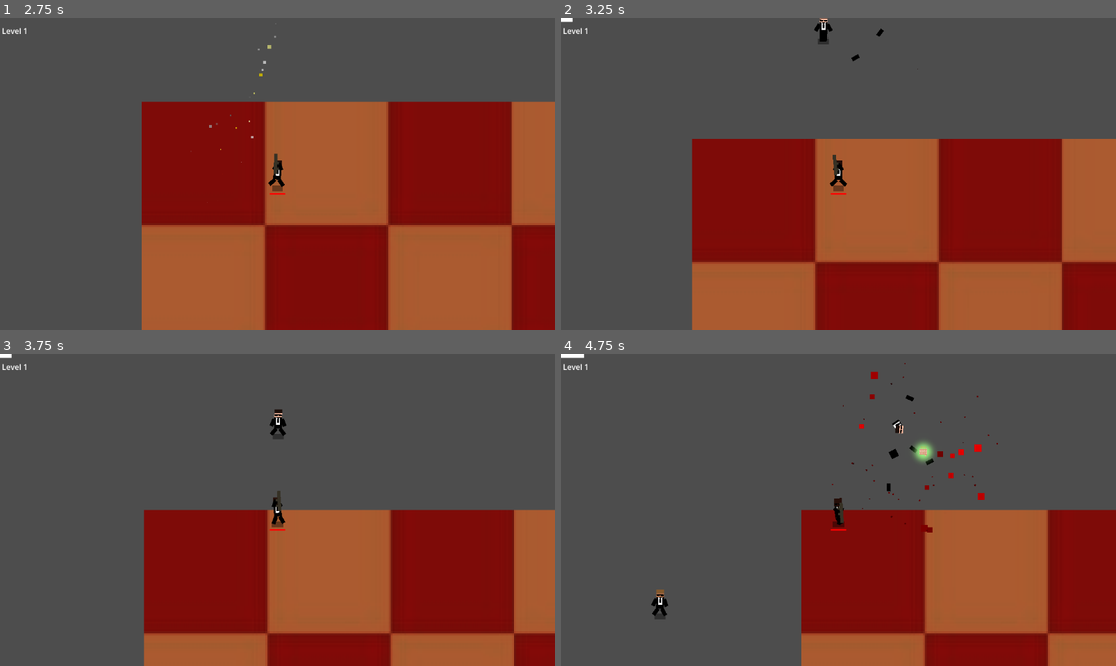
Above: before the commit, frames 1-4 (two rows, left to right).
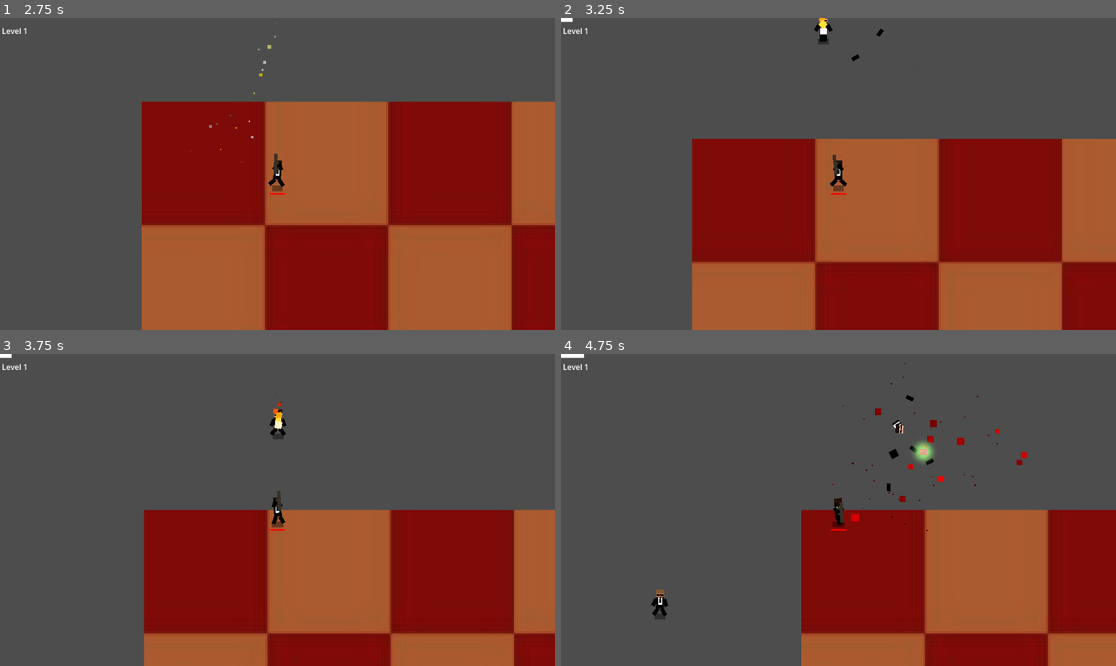
Above: after the commit, the same moments.

Repository: HarperNicholson/GAME-WHERE-YOU-RUN-AROUND-SHOOTING-PEOPLE
Game: Godot game, scene res://game.tscn
Same seed, same stepped clock (60 frames per second), same inputs: the game is played once before the commit and once after it. The engine's default icon, where the game draws it, is replaced by a stand-in: a white triangle on a blue panel in a dark square.
Inputs (mouse positions are in pixels of both pictures, inside the frame that each line leads up to):
- Up to frame 1 (2.75 s): move the mouse to (399, 158) at 0.52 s; press the mouse at (399, 158) at 0.53 s; hold Right (ui_right) 0.53-1.28 s; move the mouse to (166, 189) at 1.27 s; release the mouse at (166, 189) at 1.28 s; hold Down (ui_down) 1.28-2.03 s; click (166, 189) at 1.35 s; move the mouse to (333, 105) at 2.02 s; hold Right (ui_right) from 2.03 s (still down); hold Shift (sprint) from 2.03 s (still down); click (333, 105) at 2.3 s
- Up to frame 2 (3.25 s): move the mouse to (810, 236) at 2.77 s; release Right (ui_right) at 2.78 s; release Shift (sprint) at 2.78 s; hold Up (ui_up) from 2.78 s (still down); click (810, 236) at 2.85 s
- Up to frame 3 (3.75 s): move the mouse to (444, 556) at 3.52 s; release Up (ui_up) at 3.53 s; press the mouse at (444, 556) at 3.53 s; hold Left (ui_left) from 3.53 s (still down)
- Up to frame 4 (4.75 s): keep holding Left (ui_left); move the mouse to (672, 463) at 4.27 s; release the mouse at (672, 463) at 4.28 s; tap Shift (sprint) at 4.35 s; click (672, 463) at 4.55 s

Frame 1 is identical in both runs. In frame 2, less than 0.1% of the frame differs, in the area x 46-49%, y 0-6%; in frame 3, less than 0.1%; in frame 4, 0.5%, in the area x 52-84%, y 5-58%.
Error after the commit: Trying to assign an array of type "Array" to a variable of type "Array[int]". (res://global.gd:66)

Commit message:
item pooling wip

Diff:
--- a/civilian_body.gd
+++ b/civilian_body.gd
@@ -35,6 +35,9 @@
 
 var zombie : bool = false
 
+var burning : bool = false
+
+
 var prev_velocity_x : float = 0.0
 func _ready() -> void:
 	match type:
@@ -54,6 +57,9 @@
 var weapon_to_point_toward : Node2D
 
 func animate(delta, velocity):
+	$BurnEffect.emitting = burning
+	#modulate/shader darken if burning
+
 	anim_time += delta
 
 	var speed = velocity.length()
--- a/civilian_body.tscn
+++ b/civilian_body.tscn
@@ -16,6 +16,18 @@
 [sub_resource type="CanvasTexture" id="CanvasTexture_aclks"]
 
 [sub_resource type="CanvasTexture" id="CanvasTexture_jvyuy"]
+
+[sub_resource type="Curve" id="Curve_vo3hp"]
+_data = [Vector2(0, 1), 0.0, 0.0, 0, 0, Vector2(1, 0), 0.0, 0.0, 0, 0]
+point_count = 2
+
+[sub_resource type="Gradient" id="Gradient_jvyuy"]
+offsets = PackedFloat32Array(0, 0.20963173, 0.47308782, 0.81303114, 0.9936508)
+colors = PackedColorArray(1, 1, 1, 1, 1, 0.88030297, 0, 1, 1, 0.18333334, 0, 1, 0.27, 0, 0, 1, 0, 0, 0, 1)
+
+[sub_resource type="Gradient" id="Gradient_gvutl"]
+offsets = PackedFloat32Array(0.7507082)
+colors = PackedColorArray(1, 0.9692308, 0.9692308, 1)
 
 [node name="CivilianBody" type="Node2D" unique_id=1593687168]
 scale = Vector2(4, 4)
@@ -150,3 +162,22 @@
 scale = Vector2(1, 0.5)
 texture = SubResource("CanvasTexture_hairy")
 offset = Vector2(-0.5, 0)
+
+[node name="BurnEffect" type="CPUParticles2D" parent="." unique_id=524854016]
+position = Vector2(5.9604638e-08, 0.75)
+rotation = -1.5707964
+scale = Vector2(0.05, 0.02)
+emitting = false
+lifetime = 0.4
+randomness = 0.46
+direction = Vector2(0, 0)
+gravity = Vector2(0, 0)
+initial_velocity_min = 150.0
+initial_velocity_max = 150.0
+angular_velocity_min = -720.0
+angular_velocity_max = 720.0
+scale_amount_min = 3.0
+scale_amount_max = 4.0
+scale_amount_curve = SubResource("Curve_vo3hp")
+color_ramp = SubResource("Gradient_jvyuy")
+color_initial_ramp = SubResource("Gradient_gvutl")
--- a/civilian_class.gd
+++ b/civilian_class.gd
@@ -20,6 +20,8 @@
 @export var max_velocity := 300.0
 @export var speed : float = 50.0
 const SPRINT_MOD : float = 2.0
+
+var burn_tick_delta : float = 0.0
 
 var knockback_mod : float = 0.0
 var ricochet_mod : int = 0
@@ -31,6 +33,8 @@
 var area_mod : float = 0.0 # as % increase
 var fire_rate_mod : float = 0.0 # as % reduction
 
+var burn_damage : float = 0.2
+
 var size_mod : float = 0.0 #as % increase to body "scale"
 
 var max_hp = 3.0
@@ -159,6 +163,9 @@
 		$AimTarget.position.x *= 1.5
 		$AimTarget.rotation = aim_dir.angle()
 
+		if weapon == null:
+			return
+
 		weapon.position = $AimTarget.position + $CivilianBody.position
 		weapon.rotation = $AimTarget.rotation
 
@@ -190,6 +197,15 @@
 			regen_interval = 0.0
 
 
+	if burn_time > 0.0:
+		$CivilianBody.burning = true
+		burn_time -= delta
+		burn_tick_delta += delta
+		if burn_tick_delta > burn_tick_interval:
+			burn_tick_delta = 0.0
+			hit(given_burn_damage)
+	else:
+		$CivilianBody.burning = false
 
 	if visible_on_screen:
 		recoil_offset = recoil_offset.lerp(Vector2.ZERO, delta * 20.0)
@@ -206,6 +222,9 @@
 
 	move_and_slide()
 
+	for item in $CivilianBody.get_children():
+		if item.is_in_group("ProcessItem"):
+			item._item_process(delta)
 
 	update_player_hp()
 
@@ -325,3 +344,14 @@
 		Global.TEAM.NONE: $CivilianBody.type = $CivilianBody.CIVILIAN_TYPE.NONE
 		Global.TEAM.AGENTS: $CivilianBody.type = $CivilianBody.CIVILIAN_TYPE.AGENT
 		Global.TEAM.ALIENS: $CivilianBody.type = $CivilianBody.CIVILIAN_TYPE.GREEN_ALIEN
+
+var burn_time : float = 0.0
+
+
+#called once.
+var burn_tick_interval : float = 0.5
+var given_burn_damage : float = 0.0
+func burn(time : float, _burn_dmg):
+	burn_time += time
+	given_burn_damage = _burn_dmg
+	hit(_burn_dmg) #take one tick of burn damage
--- /dev/null
+++ b/evolutions/jetpack.gd
@@ -0,0 +1,20 @@
+extends Item
+
+var burn_damage
+
+var try_burn_interval : float = 0.0
+
+#burn and push back in an area around the player
+func _item_process(_delta):
+	try_burn_interval += _delta
+
+	if try_burn_interval >= 0.1:
+		try_burn_interval = 0.0
+		burn_in_radius()
+
+func burn_in_radius():
+	var burn_radius : float = 20.0 #factor area mod
+
+	for enemy in get_tree().get_nodes_in_group("Enemies"):
+		if enemy.global_position.distance_to(Global.player_position) < burn_radius:
+			enemy.burn(5.0, get_parent().owner.burn_damage * (1.0 + get_parent().owner.damage_mod))
--- /dev/null
+++ b/evolutions/jetpack.tscn
@@ -0,0 +1,72 @@
+[gd_scene format=3 uid="uid://fatpaf6ch1e3"]
+
+[ext_resource type="Script" uid="uid://b5sy8fw64qjjb" path="res://evolutions/jetpack.gd" id="1_65oo5"]
+
+[sub_resource type="CanvasTexture" id="CanvasTexture_64lnt"]
+
+[sub_resource type="Curve" id="Curve_213xq"]
+_data = [Vector2(0, 1), 0.0, 0.0, 0, 0, Vector2(1, 0), 0.0, 0.0, 0, 0]
+point_count = 2
+
+[sub_resource type="Gradient" id="Gradient_f6nig"]
+offsets = PackedFloat32Array(0, 0.20963173, 0.47308782, 0.81303114, 0.9936508)
+colors = PackedColorArray(1, 1, 1, 1, 1, 0.88030297, 0, 1, 1, 0.18333334, 0, 1, 0.27, 0, 0, 1, 0, 0, 0, 1)
+
+[sub_resource type="Gradient" id="Gradient_e6ebn"]
+offsets = PackedFloat32Array(0.7507082)
+colors = PackedColorArray(1, 0.9692308, 0.9692308, 1)
+
+[node name="Jetpack" type="Node2D" unique_id=1301511203 groups=["ProcessItem"]]
+z_index = -1
+scale = Vector2(0.25, 0.25)
+script = ExtResource("1_65oo5")
+
+[node name="Sprite2D2" type="Sprite2D" parent="." unique_id=1822090432]
+self_modulate = Color(0.7708395, 0.77083945, 0.77083945, 1)
+position = Vector2(2.5, 1)
+rotation = 1.5707964
+scale = Vector2(5, 2)
+texture = SubResource("CanvasTexture_64lnt")
+
+[node name="ExplosionParticleEffect" type="CPUParticles2D" parent="Sprite2D2" unique_id=497383976]
+z_index = -1
+position = Vector2(0.5, 0)
+scale = Vector2(0.05, 0.02)
+amount = 24
+lifetime = 0.5
+randomness = 0.46
+direction = Vector2(0, 0)
+gravity = Vector2(0, 0)
+initial_velocity_min = 100.0
+initial_velocity_max = 100.0
+angular_velocity_min = -720.0
+angular_velocity_max = 720.0
+scale_amount_max = 3.0
+scale_amount_curve = SubResource("Curve_213xq")
+color_ramp = SubResource("Gradient_f6nig")
+color_initial_ramp = SubResource("Gradient_e6ebn")
+
+[node name="Sprite2D3" type="Sprite2D" parent="." unique_id=1894395974]
+self_modulate = Color(0.7708395, 0.77083945, 0.77083945, 1)
+position = Vector2(-2.5, 1)
+rotation = 1.5707964
+scale = Vector2(5, 2)
+texture = SubResource("CanvasTexture_64lnt")
+
+[node name="ExplosionParticleEffect" type="CPUParticles2D" parent="Sprite2D3" unique_id=609141070]
+z_index = -1
+position = Vector2(0.5, 0)
+scale = Vector2(0.05, 0.02)
+amount = 24
+lifetime = 0.5
+randomness = 0.46
+direction = Vector2(0, 0)
+gravity = Vector2(0, 0)
+initial_velocity_min = 100.0
+initial_velocity_max = 100.0
+angular_velocity_min = -720.0
+angular_velocity_max = 720.0
+scale_amount_max = 3.0
+scale_amount_curve = SubResource("Curve_213xq")
+color_ramp = SubResource("Gradient_f6nig")
+color_initial_ramp = SubResource("Gradient_e6ebn")
--- a/global.gd
+++ b/global.gd
@@ -15,6 +15,30 @@
 
 enum TEAM { NONE, AGENTS, ALIENS}
 
+var evolutions := {
+	ITEMS.JETPACK: {
+		"weapon": ITEMS.ROCKET_LAUNCHER,
+		"passive": ITEMS.MOVESPEED_UP,
+	},
+}
+
+var WEAPONS_POOL := [
+	ITEMS.ROCKET_LAUNCHER,
+]
+
+var PASSIVES_POOL := [
+	ITEMS.MOVESPEED_UP,
+	ITEMS.MAX_HEALTH_UP,
+	ITEMS.REGEN_UP,
+	ITEMS.AMOUNT_UP,
+	ITEMS.BURST_UP,
+	ITEMS.RICOCHET_UP,
+]
+
+var EVOLUTIONS_POOL := [
+	ITEMS.JETPACK,
+]
+
 enum ITEMS {
 	AMOUNT_UP,
 	BURST_UP,
@@ -22,7 +46,8 @@
 	MOVESPEED_UP,
 	MAX_HEALTH_UP,
 	REGEN_UP,
-
+	JETPACK,
+	ROCKET_LAUNCHER
 	} #, RUBBER_BULLETS
 
 var item_scenes := {
@@ -32,6 +57,38 @@
 	ITEMS.MOVESPEED_UP: preload("res://upgrades/movespeed_up.tscn"),
 	ITEMS.MAX_HEALTH_UP: preload("res://upgrades/max_health_up.tscn"),
 	ITEMS.REGEN_UP: preload("res://upgrades/regen_up.tscn"),
+	ITEMS.JETPACK: preload("res://upgrades/jetpack_icon.tscn"),
 	#ITEMS.ITEMNAME: preload(),
 	#ITEMS.RUBBER_BULLETS: preload("res://upgrades/rubber_bullets.tscn"),
 }
+
+func get_available_items() -> Array[ITEMS]:
+	var result : Array[ITEMS] = ITEMS.values()
+
+	var player_items = player.find_child("SurvivorsUI").find_child("Items").get_children()
+
+	for item in player_items:
+		var item_id = item.item_id #this will return ITEMS.ITEM_NAME
+		var item_copies = item.copies #this will return an int >= 1
+
+		#tally up item types first, then start removing conditional
+
+		#if > 6 weapons:
+		#remove all weapons
+
+		#same goes for passives, if >6 passives remove all passives
+
+		if item.copies == 9:
+			if result.has(item_id):
+				result.remove_at(result.find(item_id))
+
+
+	#no more than 6 unique weapons and 6 unique passives.
+	#no item can be given more than 9 times.
+	#evolutions can appear when an evolution ingredient is at copy level 9.
+	#when an evolution is taken, both ingredients are set to level 9
+	#evolutions can be given only once each.
+	#levelup options must be unique. if only one option is available, only one will show.
+
+
+	return result
--- a/level_options.gd
+++ b/level_options.gd
@@ -12,7 +12,12 @@
 	for child in $LevelUpButtons.get_children():
 		child.hide()
 
-	var available_items = Global.ITEMS.values().duplicate()
+
+
+
+
+
+	var available_items = Global.get_available_items()
 	available_items.shuffle()
 
 	for i in range(min(Global.levelup_options, available_items.size())):
@@ -27,6 +32,10 @@
 
 		$LevelUpOptions.add_child(option)
 
+
+
+
+
 	$"LevelUpButtons/Control/0".grab_focus()
 
 func selected(button):
--- /dev/null
+++ b/playable/agents/jetpack_agent.tscn
@@ -0,0 +1,91 @@
+[gd_scene format=3 uid="uid://b55nhxd6t8fv8"]
+
+[ext_resource type="Script" uid="uid://cx8hrv34rb561" path="res://civilian_class.gd" id="1_mv3a4"]
+[ext_resource type="PackedScene" uid="uid://b8w5pgk0e78k0" path="res://player_camera_2d.tscn" id="2_k20p8"]
+[ext_resource type="PackedScene" uid="uid://ctnxymgw58y7u" path="res://civilian_body.tscn" id="3_qhsgw"]
+[ext_resource type="Script" uid="uid://diwjwmjc66ghv" path="res://player_controller.gd" id="4_56ntj"]
+[ext_resource type="PackedScene" uid="uid://fatpaf6ch1e3" path="res://evolutions/jetpack.tscn" id="6_mv3a4"]
+[ext_resource type="PackedScene" uid="uid://db8xc3vmn7lh8" path="res://playable/agents/survivors_ui.tscn" id="6_s226k"]
+
+[sub_resource type="CanvasTexture" id="CanvasTexture_q2tsy"]
+
+[sub_resource type="CircleShape2D" id="CircleShape2D_q2tsy"]
+radius = 3.0
+
+[sub_resource type="CircleShape2D" id="CircleShape2D_6ru8d"]
+radius = 4.0
+
+[sub_resource type="CanvasTexture" id="CanvasTexture_1jxqw"]
+
+[sub_resource type="CircleShape2D" id="CircleShape2D_u30r3"]
+
+[sub_resource type="StyleBoxFlat" id="StyleBoxFlat_u30r3"]
+bg_color = Color(0, 0, 0, 1)
+
+[sub_resource type="StyleBoxFlat" id="StyleBoxFlat_lgodf"]
+bg_color = Color(1, 1, 1, 1)
+
+[node name="JetpackAgent" type="CharacterBody2D" unique_id=745263233 node_paths=PackedStringArray("controller", "playercam") groups=["Player"]]
+z_index = 1
+collision_layer = 2
+motion_mode = 1
+floor_stop_on_slope = false
+script = ExtResource("1_mv3a4")
+is_player = true
+controller = NodePath("PlayerController")
+playercam = NodePath("PlayerCamera2D")
+speed = 200.0
+
+[node name="PlayerCamera2D" parent="." unique_id=1503368257 instance=ExtResource("2_k20p8")]
+
+[node name="EntityShadow" type="Sprite2D" parent="." unique_id=145087866]
+self_modulate = Color(0, 0, 0, 0.4)
+position = Vector2(-1.1920929e-07, 7.5)
+scale = Vector2(6, 3)
+texture = SubResource("CanvasTexture_q2tsy")
+
+[node name="CivilianBody" parent="." unique_id=1593687168 instance=ExtResource("3_qhsgw")]
+type = 1
+
+[node name="Jetpack" parent="CivilianBody" unique_id=1301511203 instance=ExtResource("6_mv3a4")]
+
+[node name="CollisionShape2D" type="CollisionShape2D" parent="." unique_id=81884564]
+shape = SubResource("CircleShape2D_q2tsy")
+
+[node name="Area2D" type="Area2D" parent="." unique_id=951490163]
+collision_layer = 2
+collision_mask = 2
+
+[node name="CollisionShape2D" type="CollisionShape2D" parent="Area2D" unique_id=1636962079]
+shape = SubResource("CircleShape2D_6ru8d")
+
+[node name="AimTarget" type="Node2D" parent="." unique_id=318763824]
+modulate = Color(0.9691122, 0.00018539965, 0.8153268, 1)
+z_index = 10
+position = Vector2(4, 0)
+scale = Vector2(1.717689, 1.717689)
+
+[node name="Sprite2D" type="Sprite2D" parent="AimTarget" unique_id=2058357288]
+visible = false
+texture = SubResource("CanvasTexture_1jxqw")
+
+[node name="PlayerController" type="Node2D" parent="." unique_id=1165073739]
+script = ExtResource("4_56ntj")
+
+[node name="XPMagnet" type="Area2D" parent="." unique_id=818472103]
+
+[node name="CollisionShape2D" type="CollisionShape2D" parent="XPMagnet" unique_id=2058044130]
+shape = SubResource("CircleShape2D_u30r3")
+
+[node name="HealthBar" type="ProgressBar" parent="." unique_id=108254272]
+offset_left = -4.0
+offset_top = 10.0
+offset_right = 75.99999
+offset_bottom = 18.205128
+scale = Vector2(0.1, 0.1)
+theme_override_styles/background = SubResource("StyleBoxFlat_u30r3")
+theme_override_styles/fill = SubResource("StyleBoxFlat_lgodf")
+value = 50.47
+show_percentage = false
+
+[node name="SurvivorsUI" parent="." unique_id=935884309 instance=ExtResource("6_s226k")]
--- a/project.godot
+++ b/project.godot
@@ -31,6 +31,7 @@
 Targetable=""
 Pickup=""
 Enemies=""
+ProcessItem=""
 
 [input]
 
--- a/projectiles/explosion.gd
+++ b/projectiles/explosion.gd
@@ -1,5 +1,7 @@
 extends Area2D
 
+var damage_mod_from_owner : float = 0.0
+var burn_damage : float = 0.0
 var damage : float = 0.0
 var radius : float = 0.0
 var knockback : float = 0.0
@@ -25,6 +27,9 @@
 
 			body.hit(damage * 2.0 * distance_from_center_factor)
 
+			if randf() < 0.1:
+				body.burn(2.5, burn_damage * (1.0 + damage_mod_from_owner))
+
 			if not body.has_projectile_impulse:
 				body.add_projectile_impulse(dir * knockback * distance_from_center_factor)
 
--- a/projectiles/projectile_class.gd
+++ b/projectiles/projectile_class.gd
@@ -20,7 +20,7 @@
 
 var last_hit
 
-var area_mod : float = 0.0
+var _owner
 
 func _ready():
 	body_entered.connect(_on_body_entered)
--- a/projectiles/rocket.gd
+++ b/projectiles/rocket.gd
@@ -47,8 +47,10 @@
 
 	var explosion = explosion_scene.instantiate()
 	explosion.global_position = global_position
-	explosion.damage = damage
-	explosion.radius = 20.0 * (1 + area_mod) #placeholder, could be set by player's radius mod
+	explosion.damage_mod_from_owner = _owner.damage_mod
+	explosion.burn_damage = _owner.burn_damage
+	explosion.damage = damage * (1 + _owner.damage_mod)
+	explosion.radius = 20.0 * (1 + _owner.area_mod) #placeholder, could be set by player's radius mod
 	explosion.knockback = knockback
 	explosion.shooter = shooter
 	get_tree().current_scene.add_child(explosion)
--- a/upgrades/item_class.gd
+++ b/upgrades/item_class.gd
@@ -1,4 +1,4 @@
-extends Control
+extends Node
 class_name Item
 
 var copies : int = 1
@@ -7,3 +7,6 @@
 
 func given_to_player():
 	pass
+
+func _item_process(_delta):
+	pass
--- /dev/null
+++ b/upgrades/jetpack_icon.gd
@@ -0,0 +1,10 @@
+extends Item
+
+#you can get jetpack after 10 speed ups
+#because 50 + 150 = 200
+
+func given_to_player():
+	get_tree().get_first_node_in_group("Player").speed += 15.0 #should be 200.0 as jetpack acts as final movespeed up
+
+	#give player jetpack physical item
+	get_tree().get_first_node_in_group("Player").find_child("CivilianBody").add_child(load("res://evolutions/jetpack.tscn").instantiate())
--- /dev/null
+++ b/upgrades/jetpack_icon.tscn
@@ -0,0 +1,123 @@
+[gd_scene format=3 uid="uid://c5u6lbn8ij6yi"]
+
+[ext_resource type="Script" uid="uid://bk2fuxhwb5738" path="res://upgrades/jetpack_icon.gd" id="1_u4m2i"]
+[ext_resource type="Theme" uid="uid://byosmhxx70y8p" path="res://new_theme.tres" id="2_bhk3b"]
+[ext_resource type="Script" uid="uid://b5sy8fw64qjjb" path="res://evolutions/jetpack.gd" id="2_logew"]
+
+[sub_resource type="CanvasTexture" id="CanvasTexture_64lnt"]
+
+[sub_resource type="Curve" id="Curve_213xq"]
+_data = [Vector2(0, 1), 0.0, 0.0, 0, 0, Vector2(1, 0), 0.0, 0.0, 0, 0]
+point_count = 2
+
+[sub_resource type="Gradient" id="Gradient_f6nig"]
+offsets = PackedFloat32Array(0, 0.20963173, 0.47308782, 0.81303114, 0.9936508)
+colors = PackedColorArray(1, 1, 1, 1, 1, 0.88030297, 0, 1, 1, 0.18333334, 0, 1, 0.27, 0, 0, 1, 0, 0, 0, 1)
+
+[sub_resource type="Gradient" id="Gradient_e6ebn"]
+offsets = PackedFloat32Array(0.7507082)
+colors = PackedColorArray(1, 0.9692308, 0.9692308, 1)
+
+[node name="JetpackIcon" type="Control" unique_id=1637849664]
+layout_mode = 3
+anchors_preset = 0
+focus_mode = 2
+script = ExtResource("1_u4m2i")
+metadata/_edit_lock_ = true
+
+[node name="Panel" type="Panel" parent="." unique_id=448079541]
+layout_mode = 1
+anchors_preset = 8
+anchor_left = 0.5
+anchor_top = 0.5
+anchor_right = 0.5
+anchor_bottom = 0.5
+offset_left = -20.0
+offset_top = -20.0
+offset_right = 20.0
+offset_bottom = 20.0
+grow_horizontal = 2
+grow_vertical = 2
+metadata/_edit_lock_ = true
+
+[node name="Jetpack" type="Node2D" parent="Panel" unique_id=430989293]
+z_index = 1
+position = Vector2(20, 9)
+scale = Vector2(3, 3)
+script = ExtResource("2_logew")
+
+[node name="Sprite2D4" type="Sprite2D" parent="Panel/Jetpack" unique_id=1846732617]
+self_modulate = Color(0.3403393, 0.34033933, 0.3403393, 1)
+position = Vector2(5.9604645e-08, 1)
+rotation = 1.5707964
+scale = Vector2(3.4869952, 3.8326006)
+texture = SubResource("CanvasTexture_64lnt")
+
+[node name="Sprite2D2" type="Sprite2D" parent="Panel/Jetpack" unique_id=1237347672]
+self_modulate = Color(0.7708395, 0.77083945, 0.77083945, 1)
+position = Vector2(2.5, 1)
+rotation = 1.5707964
+scale = Vector2(5, 2)
+texture = SubResource("CanvasTexture_64lnt")
+
+[node name="ExplosionParticleEffect" type="CPUParticles2D" parent="Panel/Jetpack/Sprite2D2" unique_id=1790687803]
+z_index = -1
+position = Vector2(0.5, 0)
+scale = Vector2(0.05, 0.02)
+amount = 12
+lifetime = 0.4
+randomness = 0.46
+direction = Vector2(0, 0)
+spread = 0.0
+gravity = Vector2(0, 0)
+initial_velocity_min = 70.0
+initial_velocity_max = 70.0
+angular_velocity_min = -720.0
+angular_velocity_max = 720.0
+scale_amount_min = 6.0
+scale_amount_max = 12.0
+scale_amount_curve = SubResource("Curve_213xq")
+color_ramp = SubResource("Gradient_f6nig")
+color_initial_ramp = SubResource("Gradient_e6ebn")
+
+[node name="Sprite2D3" type="Sprite2D" parent="Panel/Jetpack" unique_id=1282849362]
+self_modulate = Color(0.7708395, 0.77083945, 0.77083945, 1)
+position = Vector2(-2.5, 1)
+rotation = 1.5707964
+scale = Vector2(5, 2)
+texture = SubResource("CanvasTexture_64lnt")
+
+[node name="ExplosionParticleEffect" type="CPUParticles2D" parent="Panel/Jetpack/Sprite2D3" unique_id=714812349]
+z_index = -1
+position = Vector2(0.5, 0)
+scale = Vector2(0.05, 0.02)
+amount = 12
+lifetime = 0.4
+randomness = 0.46
+direction = Vector2(0, 0)
+spread = 0.0
+gravity = Vector2(0, 0)
+initial_velocity_min = 70.0
+initial_velocity_max = 70.0
+angular_velocity_min = -720.0
+angular_velocity_max = 720.0
+scale_amount_min = 6.0
+scale_amount_max = 12.0
+scale_amount_curve = SubResource("Curve_213xq")
+color_ramp = SubResource("Gradient_f6nig")
+color_initial_ramp = SubResource("Gradient_e6ebn")
+
+[node name="Label" type="Label" parent="Panel" unique_id=1587723781]
+layout_mode = 1
+anchors_preset = 15
+anchor_right = 1.0
+anchor_bottom = 1.0
+offset_right = 40.0
+offset_bottom = 40.0
+grow_horizontal = 2
+grow_vertical = 2
+scale = Vector2(0.5, 0.5)
+theme = ExtResource("2_bhk3b")
+horizontal_alignment = 2
+vertical_alignment = 2
+metadata/_edit_lock_ = true
--- a/weapons/projectile_weapon.gd
+++ b/weapons/projectile_weapon.gd
@@ -39,7 +39,7 @@
 			projectile_instance.ricochets = projectile_ricochets + owner.ricochet_mod
 			projectile_instance.damage = projectile_damage * (1 + owner.damage_mod)
 			projectile_instance.knockback = projectile_knockback + owner.knockback_mod
-			projectile_instance.area_mod = owner.area_mod
+			projectile_instance._owner = owner
 			projectile_instance.bouncy = owner.bouncy_projectiles
 
 			projectile_instance.global_position = $ProjectileSpawn.global_position
Not shown, added: evolutions/jetpack.gd.uid
Not shown, changed: readme.txt
Not shown, added: upgrades/jetpack_icon.gd.uid
